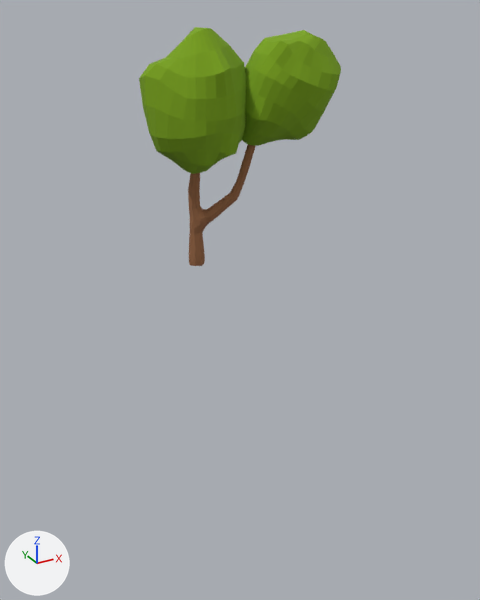
The glTF model assets/models/trees/tree-summer-complete/tree-summer-complete-12-055.glb as it was, and as the next commit left it.
One viewpoint serves both versions: a 50 mm camera at (-2.22, -4.42, 5.0) aimed at (0.21, 0.01, 2.79). The lights are fixed; the arrows at lower left show +X, +Y and +Z. The picture after the commit comes second. Where no turn or scale is listed for an object, it has been applied to the vertices. Vertices at exactly the same position are counted once.
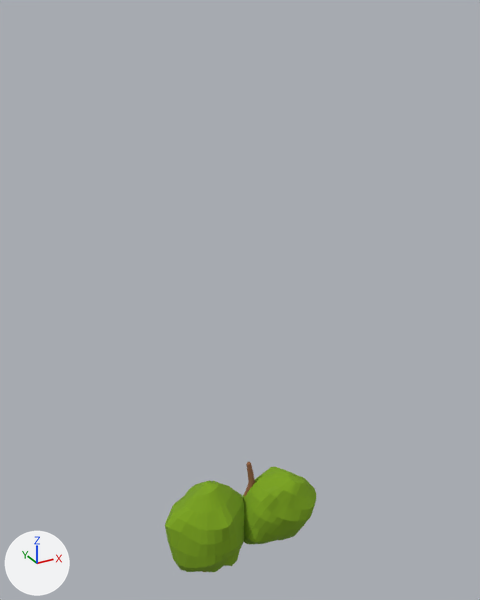
Location of each change, (x1, y1, x2, y2) in pixels of the pictures (480 x 600 px):
```json
{"object": "Object_612", "change": "moved", "before": [139, 27, 341, 174], "after": [165, 467, 316, 572]}
{"object": "Object_614", "change": "moved", "before": [188, 144, 255, 266], "after": [243, 462, 255, 497], "on screen": "mostly hidden afterwards"}
```

Scene script edits in JSON lines:
```json
{"block": "me_object_328", "where": "# used by ob_object_612; location = (0.136, -0.135, 4.426)"}
{"op": "remove", "block": "me_object_328", "code": "me_object_328.from_pydata(...)  # 508 vertices, 1008 faces; spans x -0.721..0.674, y -0.391..0.437, z -0.513..0.456"}
{"op": "add", "block": "me_object_328", "code": "me_object_328.from_pydata(...)  # 508 vertices, 1008 faces; spans x -0.721..0.674, y -0.391..0.437, z 0.14..1.11"}
{"block": "me_object_328", "change": "me_object_328 part 1: the whole mesh is moved by (0.0, 0.0, 0.654)"}
{"block": "me_object_329", "where": "# used by ob_object_614; location = (0.003, -0.038, 3.815)"}
{"op": "remove", "block": "me_object_329", "code": "me_object_329.from_pydata(...)  # 208 vertices, 412 faces; spans x -0.226..0.284, y -0.12..0.152, z -0.654..0.572"}
{"op": "add", "block": "me_object_329", "code": "me_object_329.from_pydata(...)  # 208 vertices, 412 faces; spans x -0.226..0.284, y -0.12..0.152, z 0.0..1.225"}
{"block": "me_object_329", "change": "me_object_329 part 2: the whole mesh is moved by (0.0, 0.0, 0.654)"}
{"op": "set", "path": "ob_object_612.location", "old": "(0.136, -0.135, 4.426)", "new": "(0.136, -0.135, 0.0)"}
{"op": "set", "path": "ob_object_614.location", "old": "(0.003, -0.038, 3.815)", "new": "(0.003, -0.038, 0.0)"}
```
